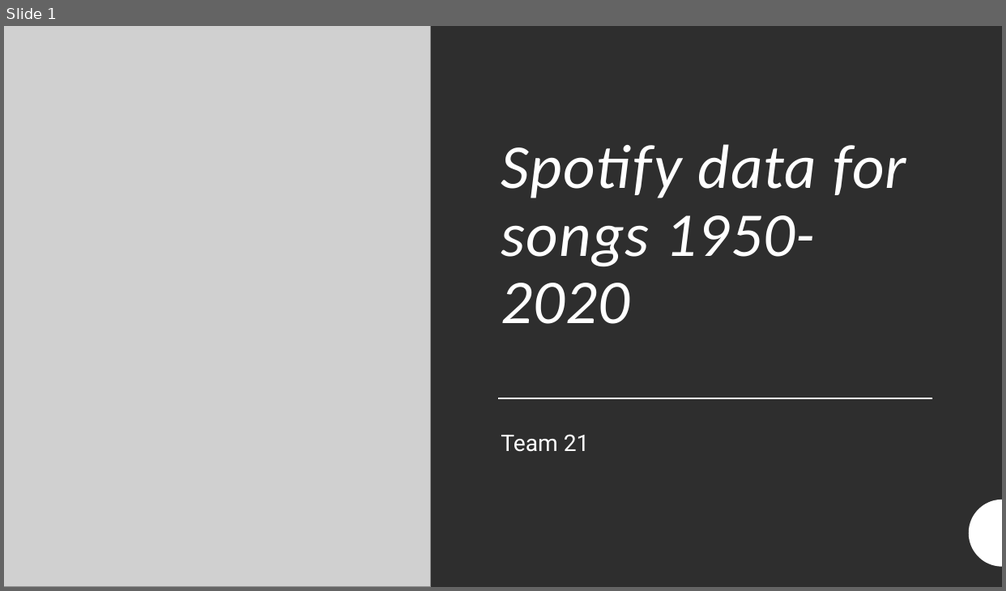
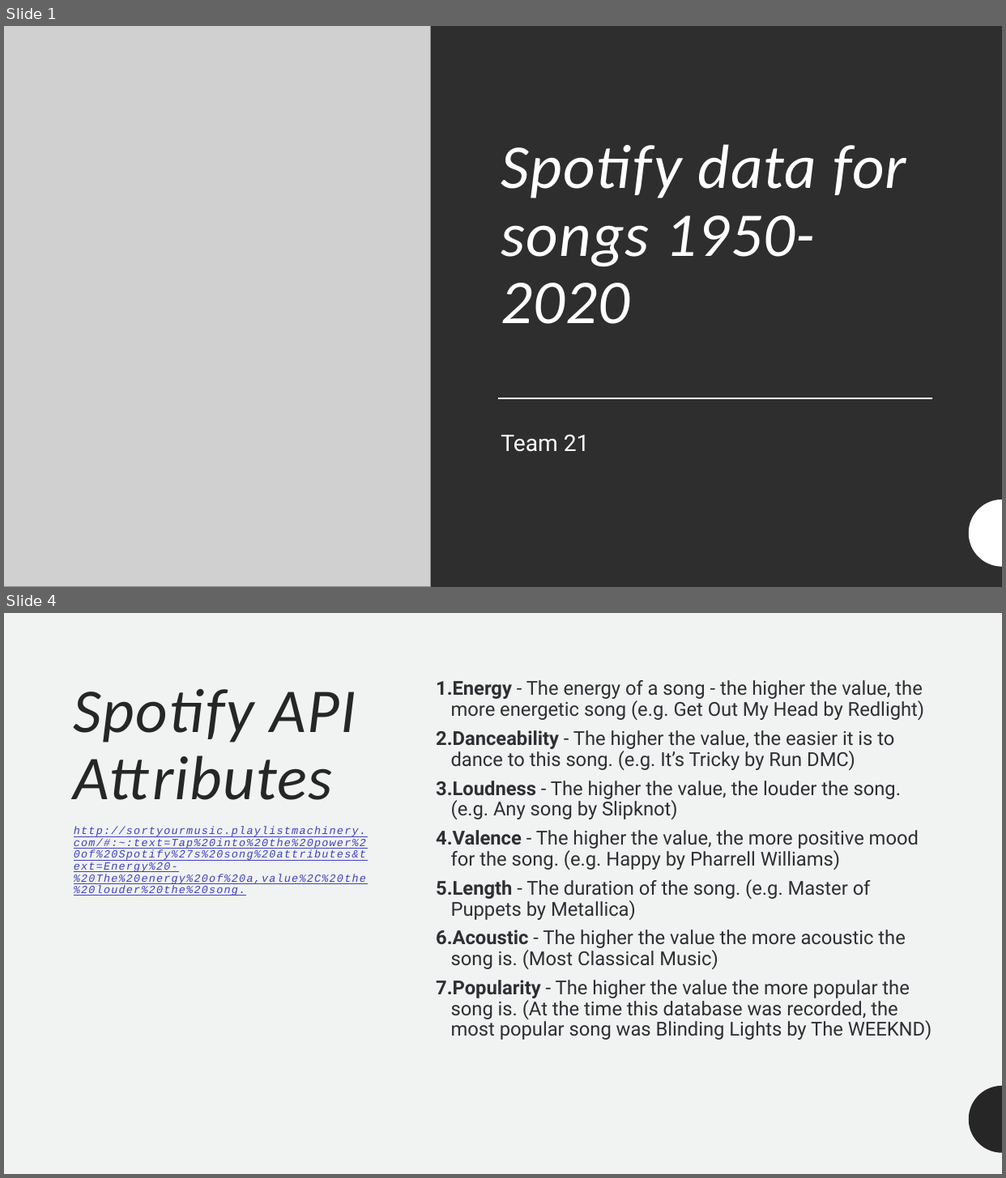
Before and after one commit to Dylstar7890/2022-4216COMP-TEAM21, a slide deck: Spotify data for songs 1950-2020.pptx. Shown one above the other, each under a label of ours: slide 1 before the commit, slides 1 and 4 after it; the slides between them are not shown. The pictures are 1006x591 and 1006x1178 pixels, drawn with LibreOffice and Linux fonts; fonts in the diff are those of the drawing; grey boxes stand for pictures. Boxes give left, top, right and bottom in pixels: in the first picture for what was removed or moved away, otherwise in the second. Text is boxed around its words. In the diff, an @@ line names an element or a change of style, - is before the commit and + after.

```diff
--- a/Spotify data for songs 1950-2020.pptx
+++ b/Spotify data for songs 1950-2020.pptx
@@ slide 4 added at (4, 613, 1002, 1174), background #F0F3F2 @@
@@ text added at (436, 680, 932, 1040), 18.5 pt, text #2E2F33 @@
+1. Energy - The energy of a song - the higher the value, the more energetic song (e.g. Get Out My Head by Redlight)
+2. Danceability - The higher the value, the easier it is to dance to this song. (e.g. It’s Tricky by Run DMC)
+3. Loudness - The higher the value, the louder the song. (e.g. Any song by Slipknot)
+4. Valence - The higher the value, the more positive mood for the song. (e.g. Happy by Pharrell Williams)
+5. Length - The duration of the song. (e.g. Master of Puppets by Metallica)
+6. Acoustic - The higher the value the more acoustic the song is. (Most Classical Music)
+7. Popularity - The higher the value the more popular the song is. (At the time this database was recorded, the most popular song was Blinding Lights by The WEEKND)
@@ title added at (74, 689, 366, 896), 10.5 pt, text #3F40BF, italic, underline @@
+Spotify API Attributes
+http://sortyourmusic.playlistmachinery.com/#:~:text=Tap%20into%20the%20power%20of%20Spotify%27s%20song%20attributes&text=Energy%20-%20The%20energy%20of%20a,value%2C%20the%20louder%20the%20song.
@@ freeform shape added at (969, 1086, 1002, 1153), fill #262626 @@
```
Also in this commit, not shown: 2 slides changed, 11 other slides added.
